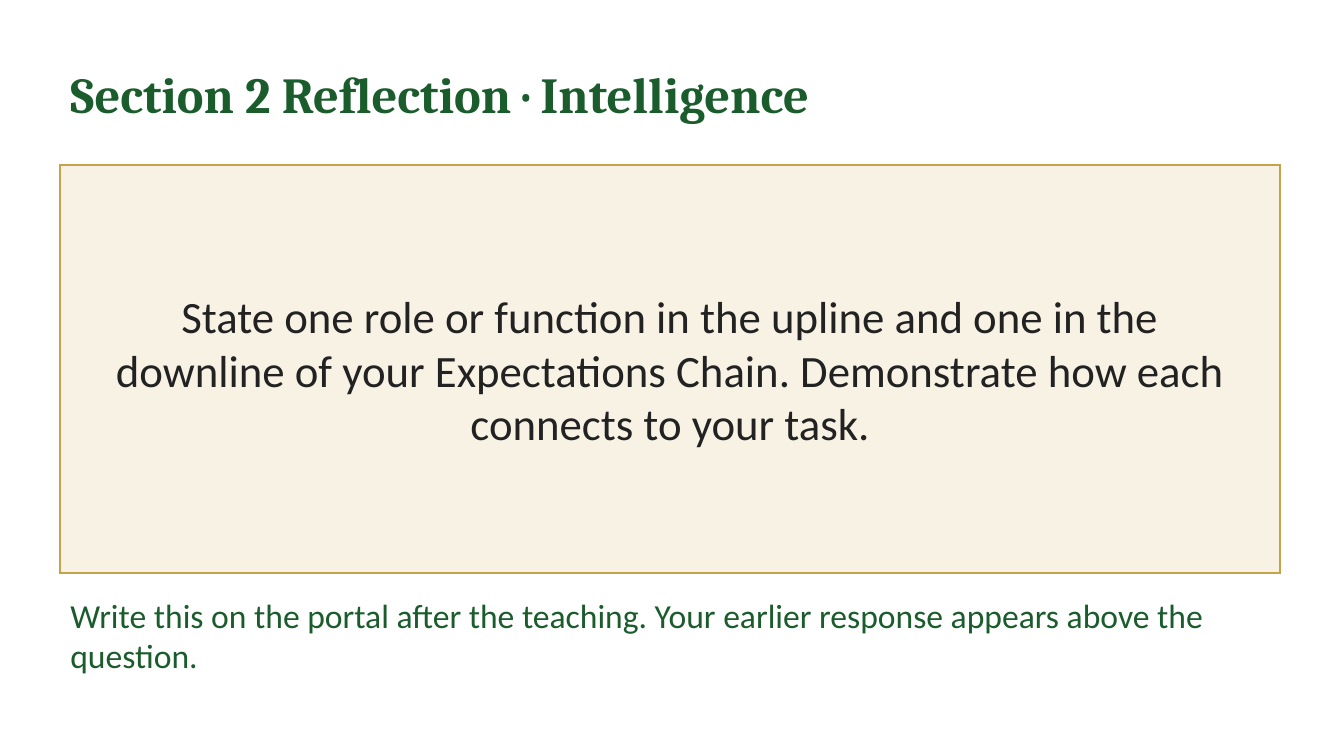
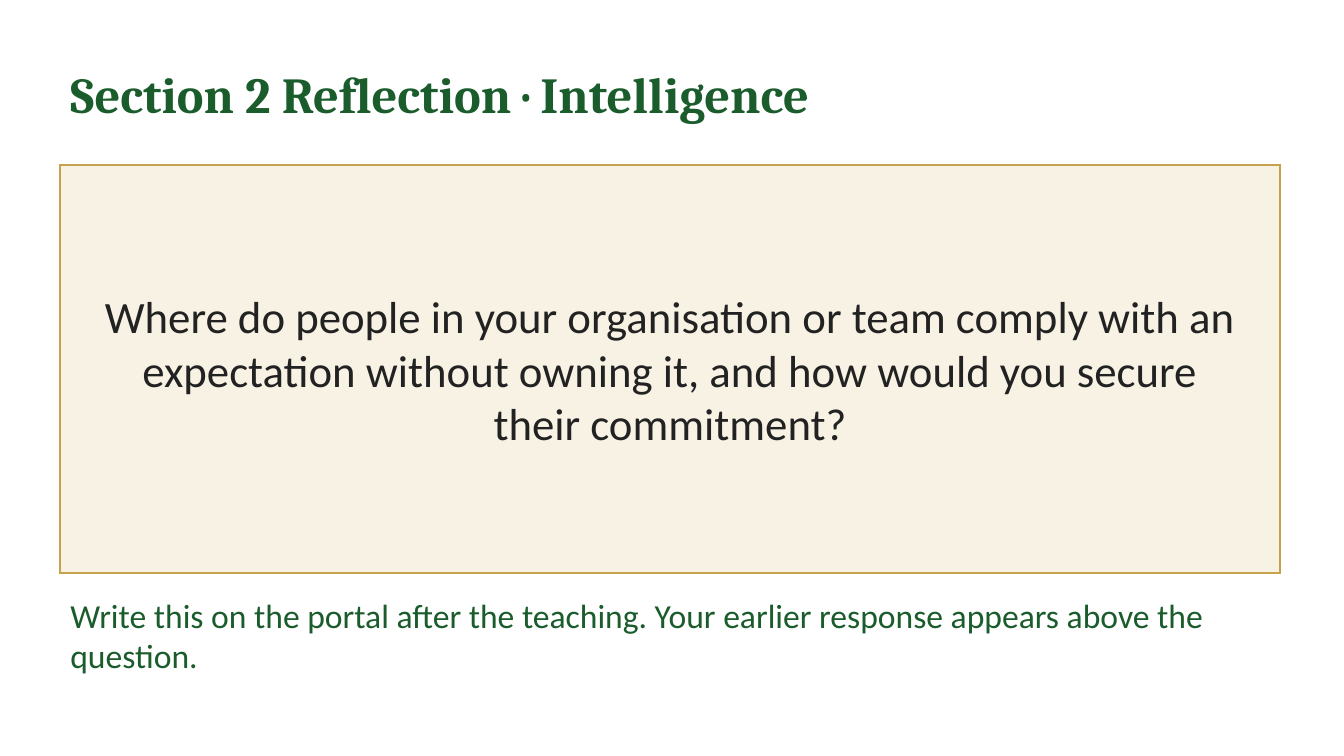
Before and after one commit to IBSL26/ibsl-platform, a slide deck: slide 17 of Unit decks/Unit 07 - Establishing Performance Expectations.pptx. Drawn at 1344x756 pixels with LibreOffice and Linux fonts; fonts in the diff are those of the drawing. Boxes give left, top, right and bottom in pixels: in the first picture for what was removed or moved away, otherwise in the second. Text is boxed around its words. In the diff, an @@ line names an element or a change of style, - is before the commit and + after.

```diff
--- a/Unit decks/Unit 07 - Establishing Performance Expectations.pptx
+++ b/Unit decks/Unit 07 - Establishing Performance Expectations.pptx
@@ text in rectangle at [105, 302, 1234, 441]: text changed @@
-State one role or function in the upline and one in the downline of your Expectations Chain. Demonstrate how each connects to your task.
+Where do people in your organisation or team comply with an expectation without owning it, and how would you secure their commitment?
```
Also in this commit, not shown: 3 other slides changed, 12 other files.
